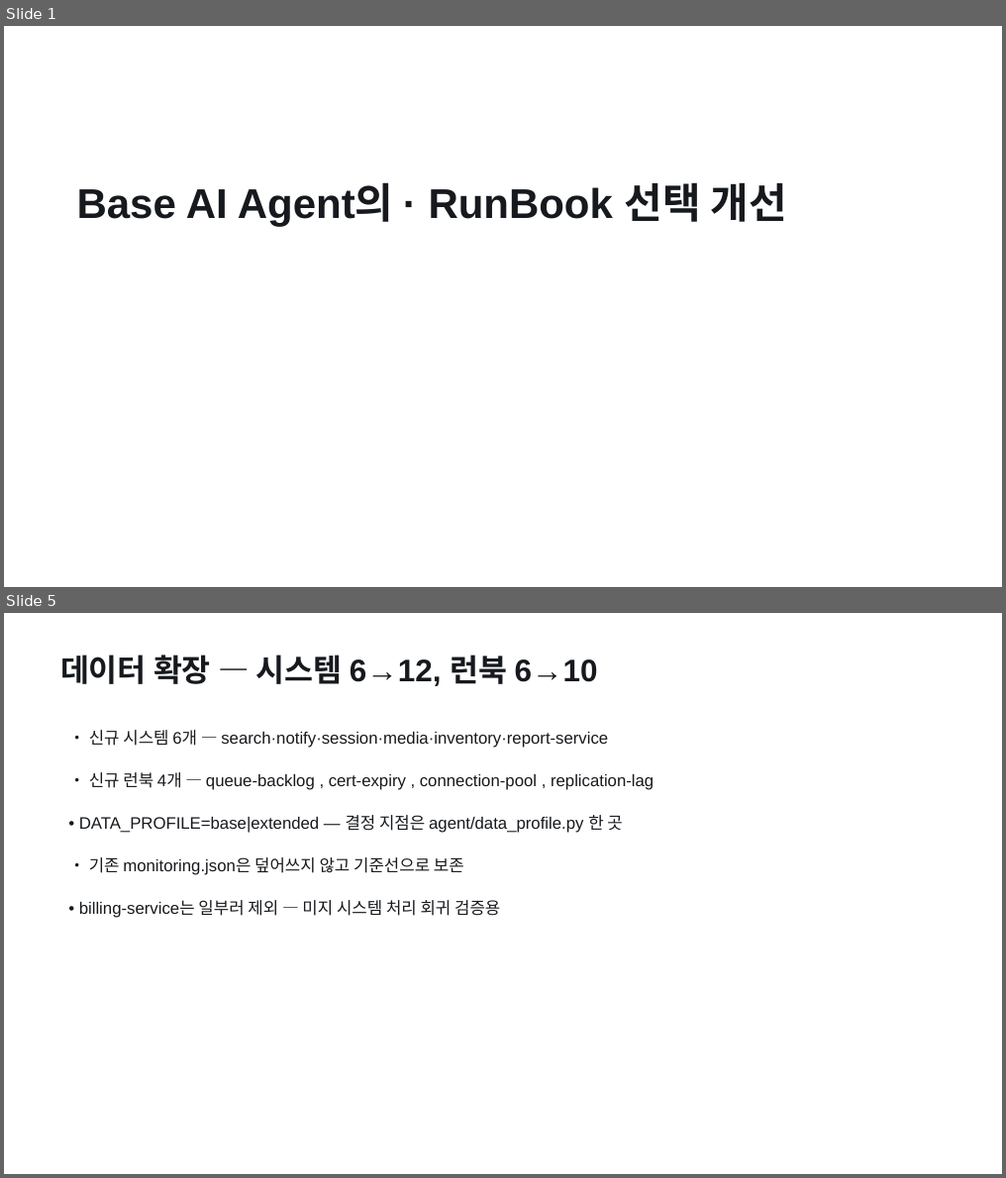
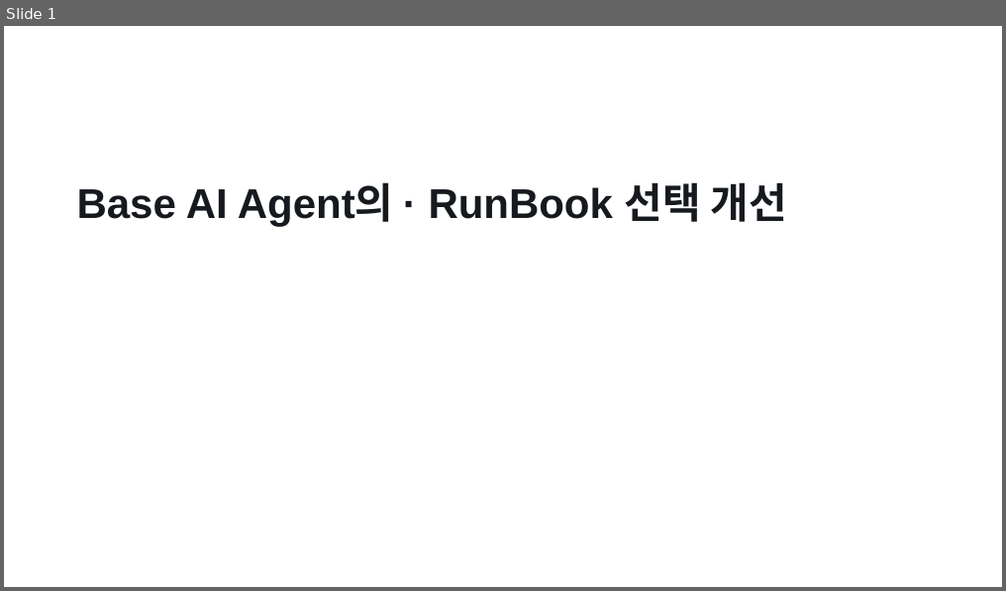
Before and after one commit to pigpgw/skala-ai-service-mini, a slide deck: doc/reports/presentation.pptx. Shown one above the other, each under a label of ours: slides 1 and 5 before the commit, slide 1 after it; the slides between them are not shown. The pictures are 1006x1178 and 1006x591 pixels, drawn with LibreOffice and Linux fonts; fonts in the diff are those of the drawing. Boxes give left, top, right and bottom in pixels: in the first picture for what was removed or moved away, otherwise in the second. Text is boxed around its words. In the diff, an @@ line names an element or a change of style, - is before the commit and + after.

Commit message:
docs(reports): 교수님 지정 형식으로 재구성 — 보고서 5개 절, 5분(2분+3분) 발표, 캡처 5장
교수님 안내(보고서 작성 방법 · 발표 방법)에 맞춰 산출물을 다시 짰다.

보고서 (doc/reports/result_report.md) — 지정 형식으로 재구성
- 머리말에 번호·성함 기재 (79번 박건우 / G079 · 광주 3반)
- 1. 진행 사항 소개 — 선택 과제 + 추가·수정한 task 4개(RAG 판정 / 라우팅 / 데이터 / 평가 하네스)
- 2. 사용한 기술 요소 — Multi-Agent·MCP·RAG·의존성 주입·LangSmith·모듈화·단위 테스트 표
  + 기능 개선 부분과 추가 사항 + 화면 캡처
- 3. 선택 사항 — 같은 입력 Before/After 실측(정확도·macro-F1·E2E·회귀·지연·비용·retry·커버리지)
- 4. 느낀 점 / 이후에 반영하고 싶은 것

발표자료 (doc/reports/presentation.html) — 10장 → 7장, 5분(2분+3분)
- 2분: 무엇을 고쳤나(4축) → 결과(수치 + 캡처)
- 3분: Agent Graph 구성(아키텍처 캡처) → RAG 코드(게이트 + SSE 근거 캡처) → MCP 코드
- 캡처 3장(아키텍처·RAG 근거·Before/After 수치)을 슬라이드에 삽입

캡처 (필수 항목 충족, doc/reports/images/)
- 01_chat_final_screen.jpg — 최종 실행 화면(현재 빌드로 재캡처)
- 02_chat_new_incident_type.jpg — 신규 유형 queue-backlog
- 03_screen_rag_evidence.jpg — 기능 개선 화면(SSE 원본: classifier_source=rag, score 0.6452)
- 04_screen_before_after.jpg — Before/After 수치 화면(원본 JSON에서 생성, 수치 자체 검증)
- 05_architecture_graph.jpg — Agent Graph·MCP·RAG 구성도

도구·문서
- doc/tools/build_captures.py (신규) — 원본에서 캡처 화면 HTML 생성(수치 원본 일치 검증 포함)
- doc/tools/build_pptx.py — PPTX에 이미지 포함(캡처 필수 대응)
- doc/reports/presentation_outline.md — 5분 시간 배분·슬라이드별 말할 말·예상 질문·리허설 체크리스트
- doc/reports/spreadsheet_input.md — 교수님 지정 4개 절 형식의 스프레드시트 본문
- doc/reports/index.md · doc/evaluation-checklist.md — 산출물 색인·상태 갱신

검증: pytest 65개 통과 · 수치 일치 검사 15/15 · PDF 682KB(보고서)/1012KB(발표) 1MB 이내

```diff
--- a/doc/reports/presentation.pptx
+++ b/doc/reports/presentation.pptx
@@ slide 5 removed at (x1=4, y1=613, x2=1002, y2=1174), background #FFFFFF @@
@@ text removed at (x1=60, y1=655, x2=598, y2=686) @@
-데이터 확장 — 시스템 6→12, 런북 6→10
@@ text removed at (x1=89, y1=730, x2=608, y2=748) @@
-• 신규 시스템 6개 — search·notify·session·media·inventory·report-service
@@ text removed at (x1=89, y1=772, x2=653, y2=790) @@
-• 신규 런북 4개 — queue-backlog , cert-expiry , connection-pool , replication-lag
@@ text removed at (x1=79, y1=815, x2=622, y2=833) @@
-• DATA_PROFILE=base|extended — 결정 지점은 agent/data_profile.py 한 곳
@@ text removed at (x1=89, y1=858, x2=464, y2=875) @@
-• 기존 monitoring.json은 덮어쓰지 않고 기준선으로 보존
@@ text removed at (x1=79, y1=900, x2=500, y2=918) @@
-• billing-service는 일부러 제외 — 미지 시스템 처리 회귀 검증용
```
Also in this commit, not shown: 3 slides changed, 3 slides added, 5 other slides removed, 21 other files.
